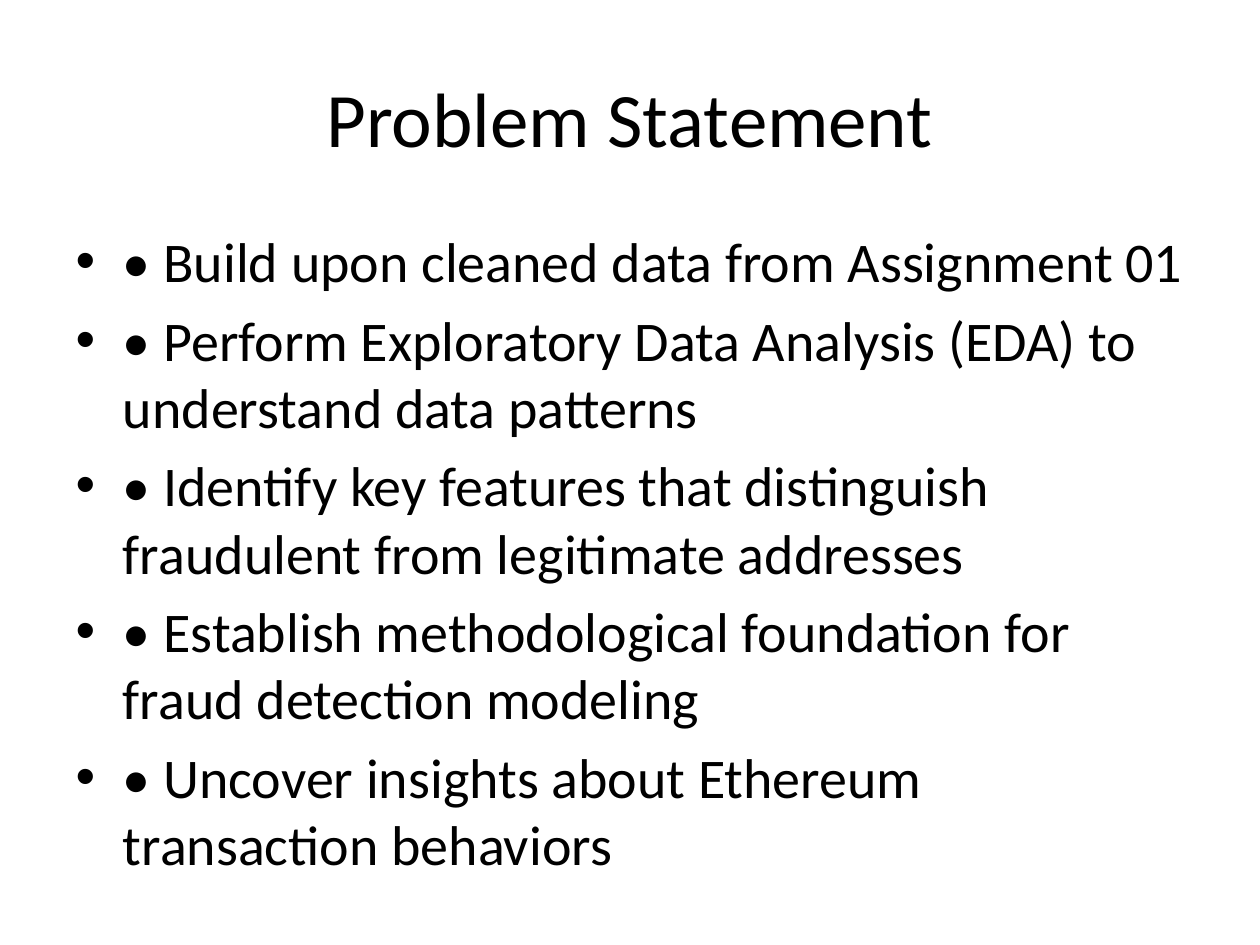
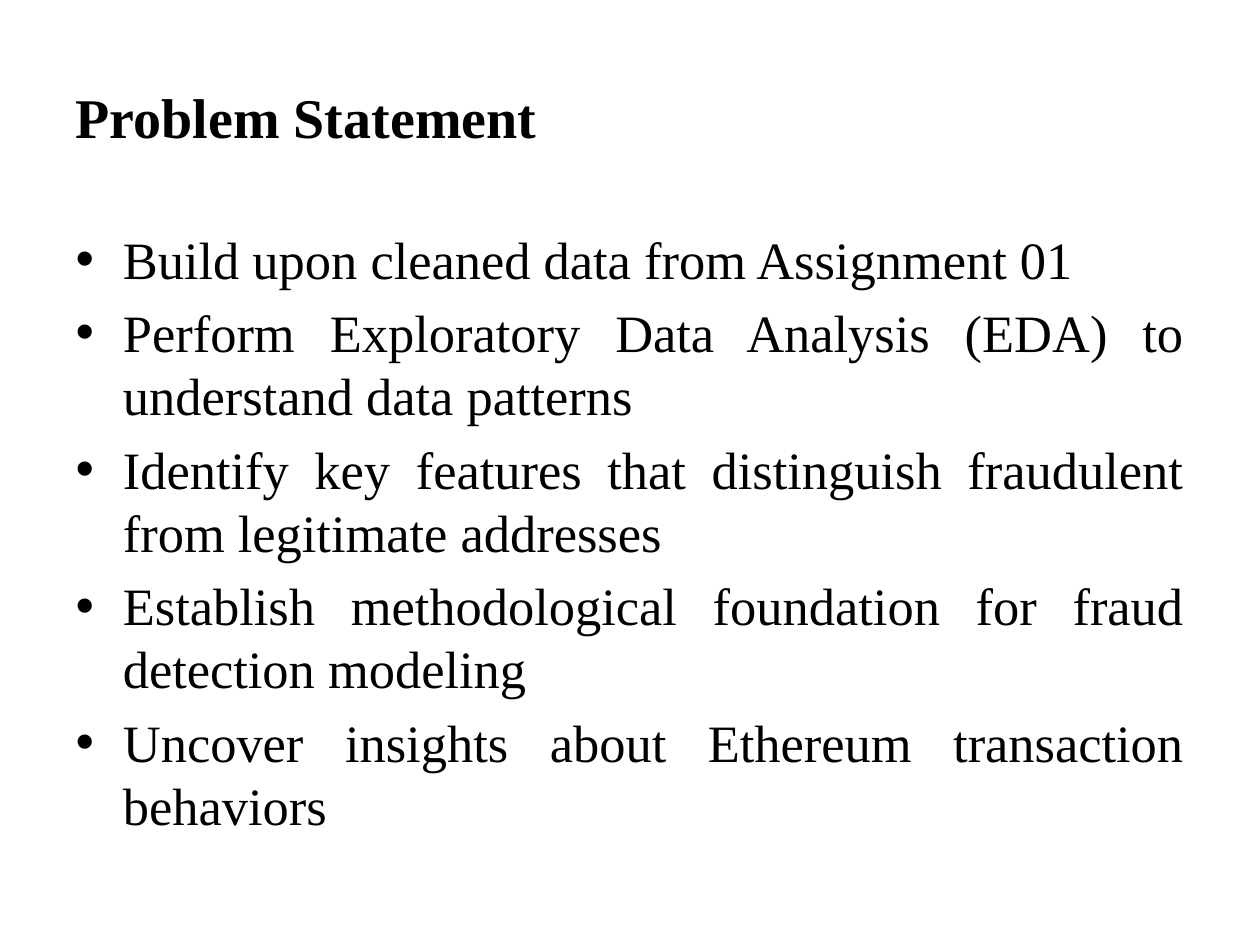
Before and after one commit to AhmadFarazWeb3Developer/Ethereum-Fraud-Detection-Using-AI, a slide deck: slide 2 of Assignment_01/Assignment_02_Presentation.pptx (slide 1 before the commit). Drawn at 1260x945 pixels with LibreOffice and Linux fonts; fonts in the diff are those of the drawing. Boxes give left, top, right and bottom in pixels: in the first picture for what was removed or moved away, otherwise in the second. Text is boxed around its words. In the diff, an @@ line names an element or a change of style, - is before the commit and + after.

```diff
--- a/Assignment_01/Assignment_02_Presentation.pptx
+++ b/Assignment_01/Assignment_02_Presentation.pptx
@@ title "Problem Statement" at (76,99,537,139): size 44 to 32 pt, font Calibri to Times New Roman, bold on; alignment centre to left @@
@@ text at (123,242,1184,826): text changed; size 32 to 30 pt; font Calibri to Times New Roman @@
-• • Build upon cleaned data from Assignment 01
-• • Perform Exploratory Data Analysis (EDA) to understand data patterns
-• • Identify key features that distinguish fraudulent from legitimate addresses
-• • Establish methodological foundation for fraud detection modeling
-• • Uncover insights about Ethereum transaction behaviors
+• Build upon cleaned data from Assignment 01
+• Perform Exploratory Data Analysis (EDA) to understand data patterns
+• Identify key features that distinguish fraudulent from legitimate addresses
+• Establish methodological foundation for fraud detection modeling
+• Uncover insights about Ethereum transaction behaviors
```
Also in this commit, not shown: 10 other slides changed, 1 slide added, 24 other files.
